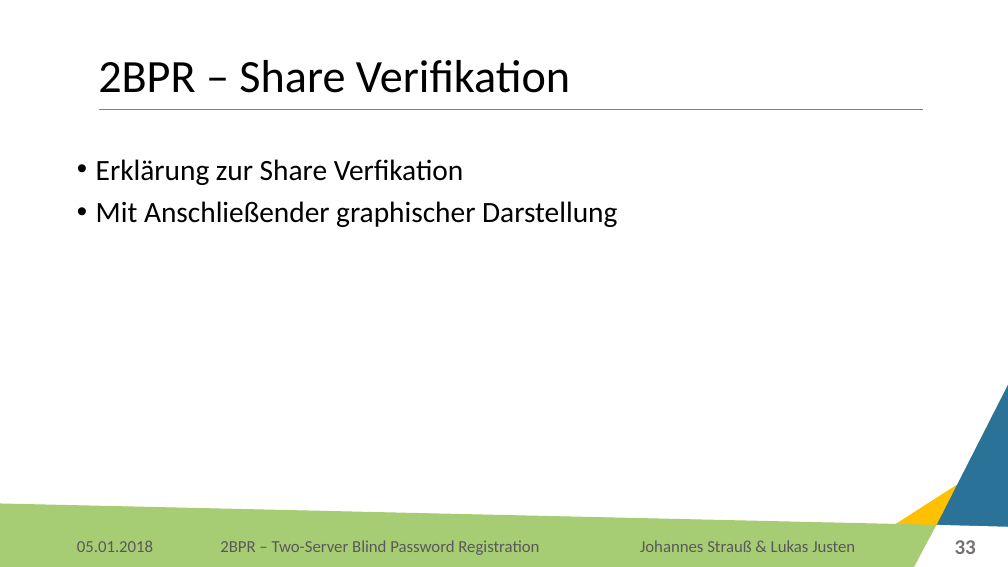
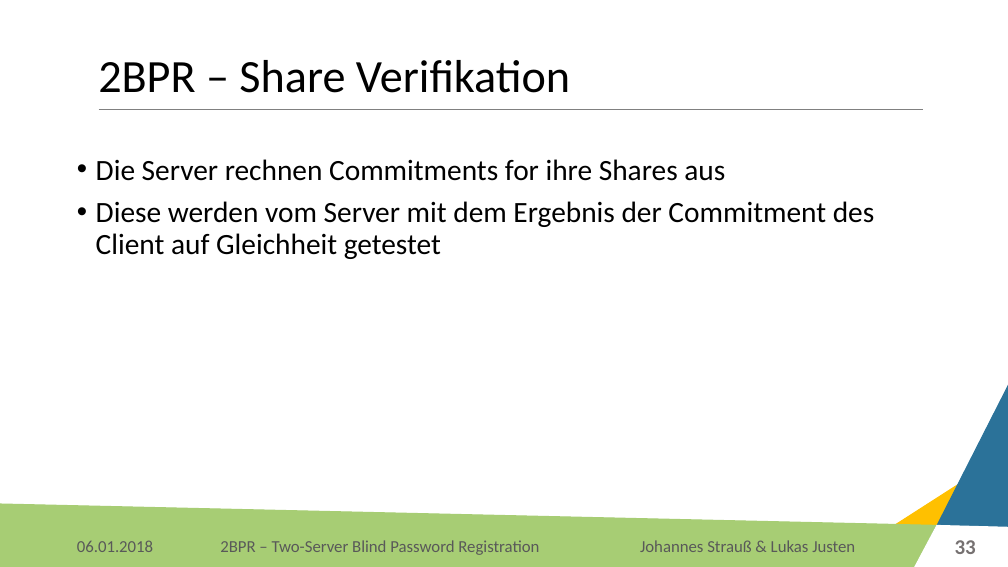
Before and after one commit to Lukas-Justen/IT-Security-2BPR, a slide deck: slide 33 of 2BPR.pptx. Drawn at 1008x567 pixels with LibreOffice and Linux fonts; fonts in the diff are those of the drawing; background and template pictures are left out. Boxes give left, top, right and bottom in pixels: in the first picture for what was removed or moved away, otherwise in the second. Text is boxed around its words. In the diff, an @@ line names an element or a change of style, - is before the commit and + after.

```diff
--- a/2BPR.pptx
+++ b/2BPR.pptx
@@ text at [96,159,875,259]: text changed @@
-• Erklärung zur Share Verfikation
-• Mit Anschließender graphischer Darstellung
+• Die Server rechnen Commitments for ihre Shares aus
+• Diese werden vom Server mit dem Ergebnis der Commitment des Client auf Gleichheit getestet
@@ text at [77,540,153,552]: text changed @@
-05.01.2018
+06.01.2018
```
Also in this commit, not shown: 42 other slides changed, 1 other file.
